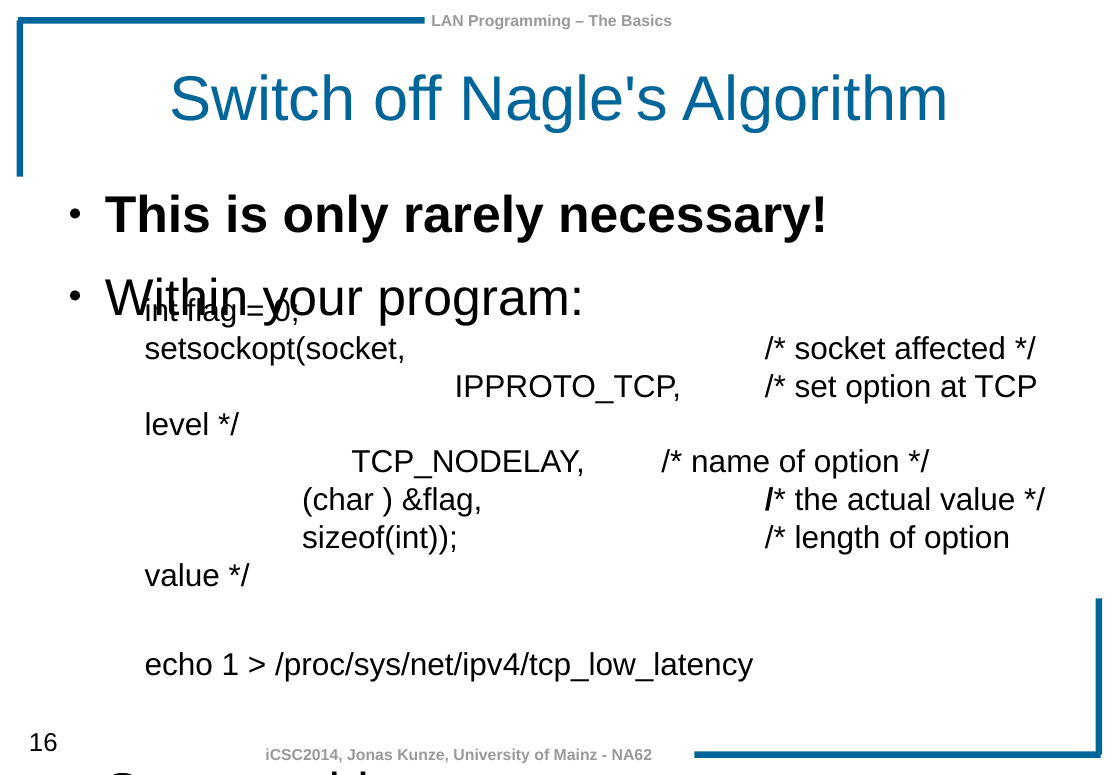
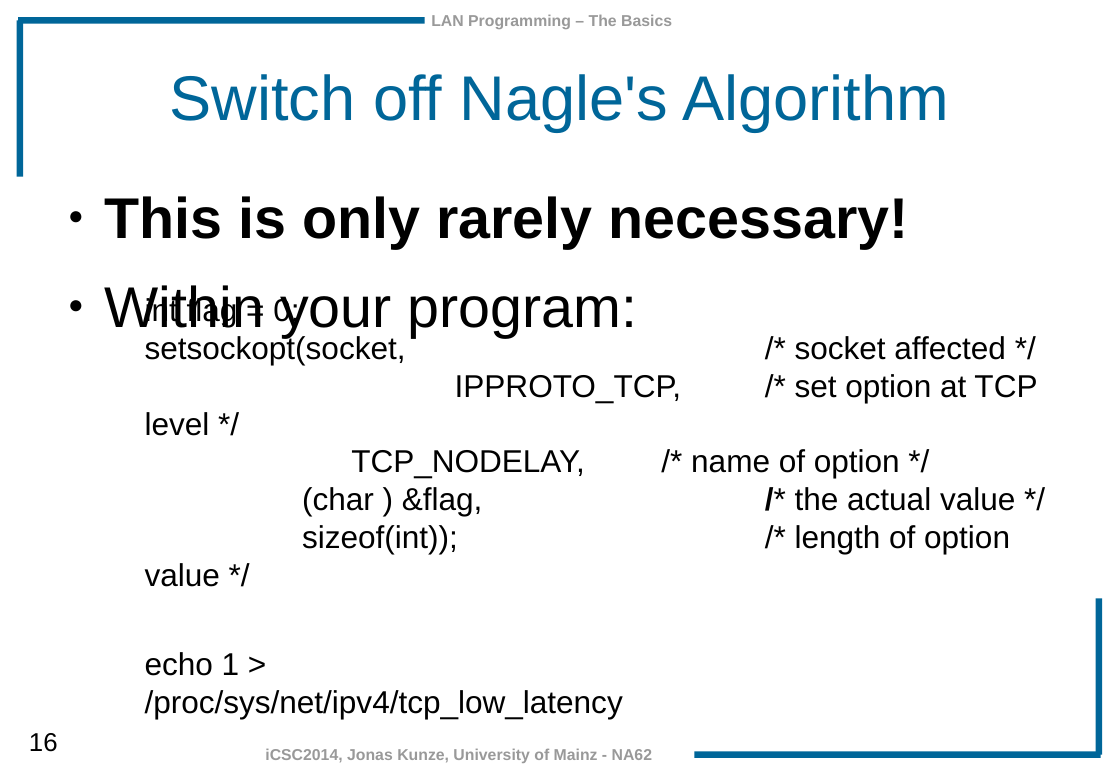
Before and after one commit to JonasKunze/icsc2014, a slide deck: slide 16 of iCSC-2014-LAN_Programming_Basics.odp. Drawn at 1120x775 pixels with LibreOffice and Linux fonts; fonts in the diff are those of the drawing; background and template pictures are left out. Boxes give left, top, right and bottom in pixels: in the first picture for what was removed or moved away, otherwise in the second. Text is boxed around its words. In the diff, an @@ line names an element or a change of style, - is before the commit and + after.

```diff
--- a/iCSC-2014-LAN_Programming_Basics.odp
+++ b/iCSC-2014-LAN_Programming_Basics.odp
@@ text "This is only rarely necessary!" at (105, 196, 908, 338): size 36 to 40 pt @@
@@ text "echo 1 > /proc/sys/net/ipv4/tcp_low_latency" rewrapped from (145, 652, 753, 681) to (145, 652, 623, 719) @@
```
Also in this commit, not shown: 29 other slides changed, 6 other files.
